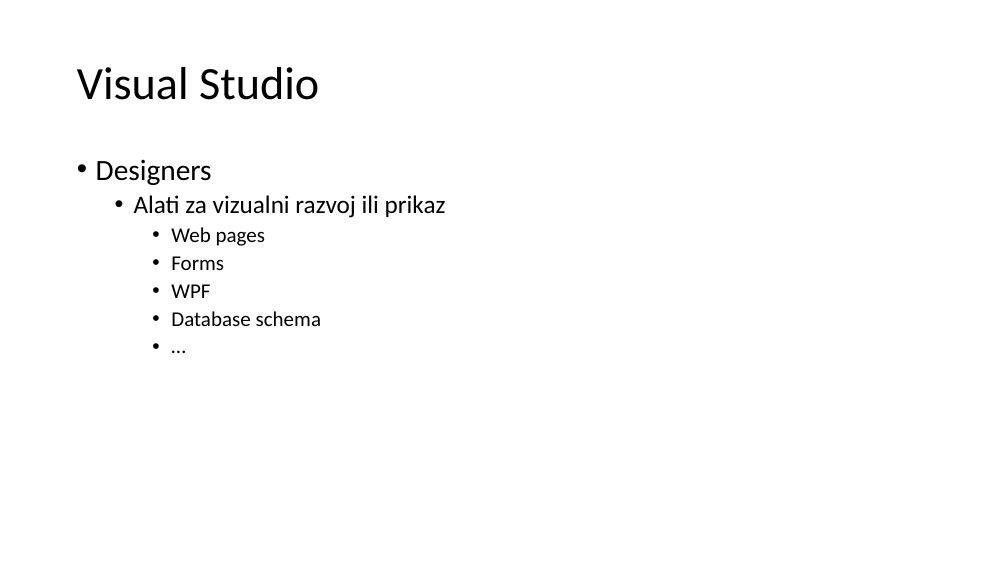
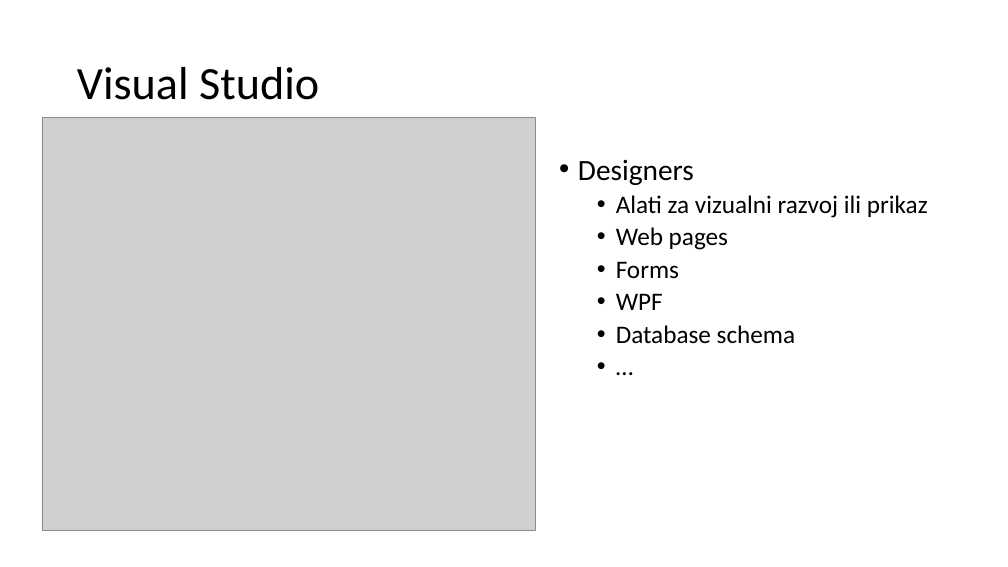
Before and after one commit to mmssniper/angular-workshop, a slide deck: slide 11 of prezentacije/1-3 Alati u razvoju.pptx (slide 7 before the commit). Drawn at 1008x567 pixels with LibreOffice and Linux fonts; fonts in the diff are those of the drawing; grey boxes stand for pictures. Boxes give left, top, right and bottom in pixels: in the first picture for what was removed or moved away, otherwise in the second. Text is boxed around its words. In the diff, an @@ line names an element or a change of style, - is before the commit and + after.

Commit message:
Dorađena alati u razvoju prezentacija

```diff
--- a/prezentacije/1-3 Alati u razvoju.pptx
+++ b/prezentacije/1-3 Alati u razvoju.pptx
@@ picture added at box(42, 118, 535, 532) @@
@@ text "Designers": place and size @@
-text "Designers" at box(96, 160, 446, 326)
+text "Designers" at box(578, 159, 928, 344)
@@ text at box(616, 227, 795, 344): size 20 to 24 pt in "Web pages", "Forms", "WPF", "Database schema" and 1 more places; list level 3 to 2 in "Web pages"; list level 3 to 2 in "Forms"; list level 3 to 2 in "WPF"; list level 3 to 2 in "Database schema"; list level 3 to 2 in "…" @@
```
Also in this commit, not shown: 8 other slides changed, 6 slides added, 2 slides removed.
